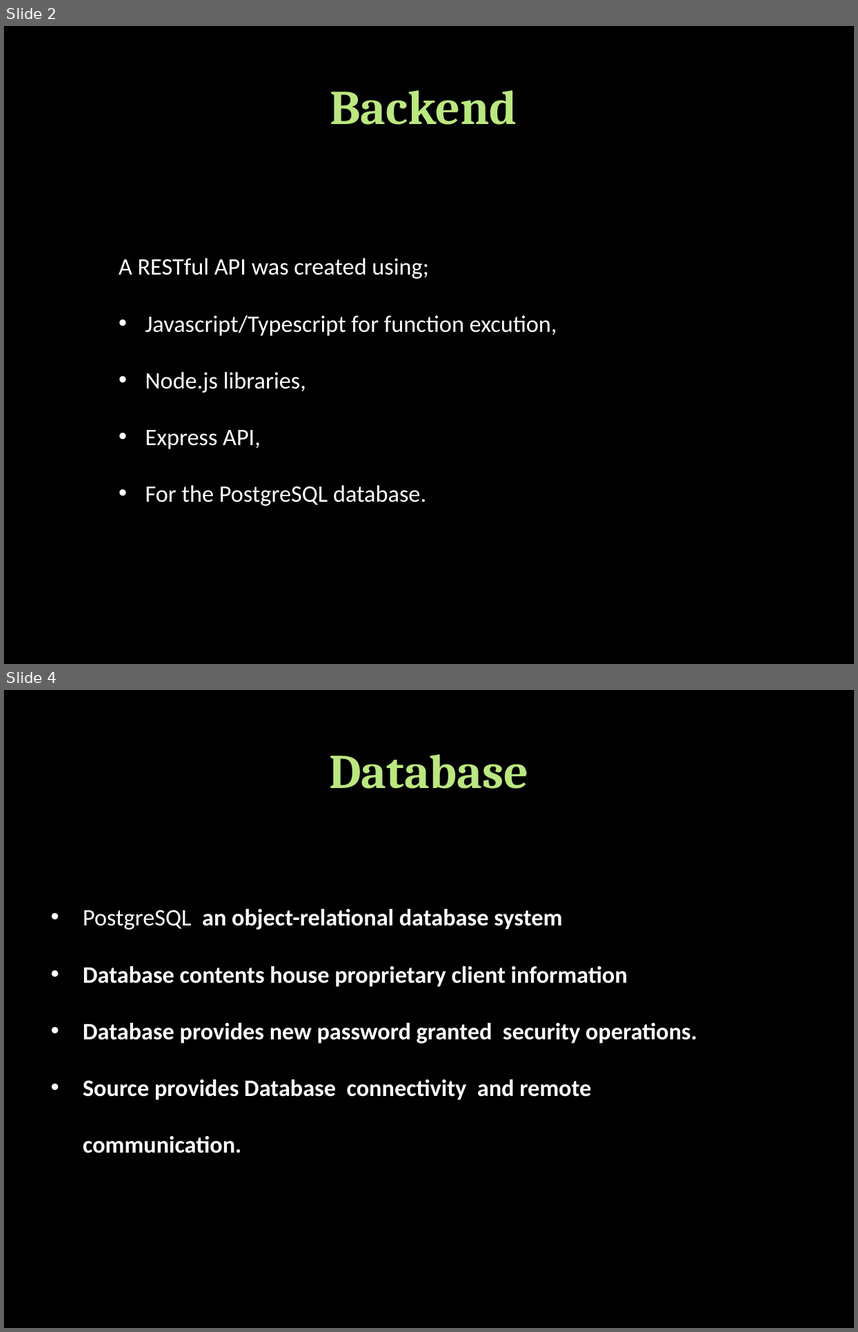
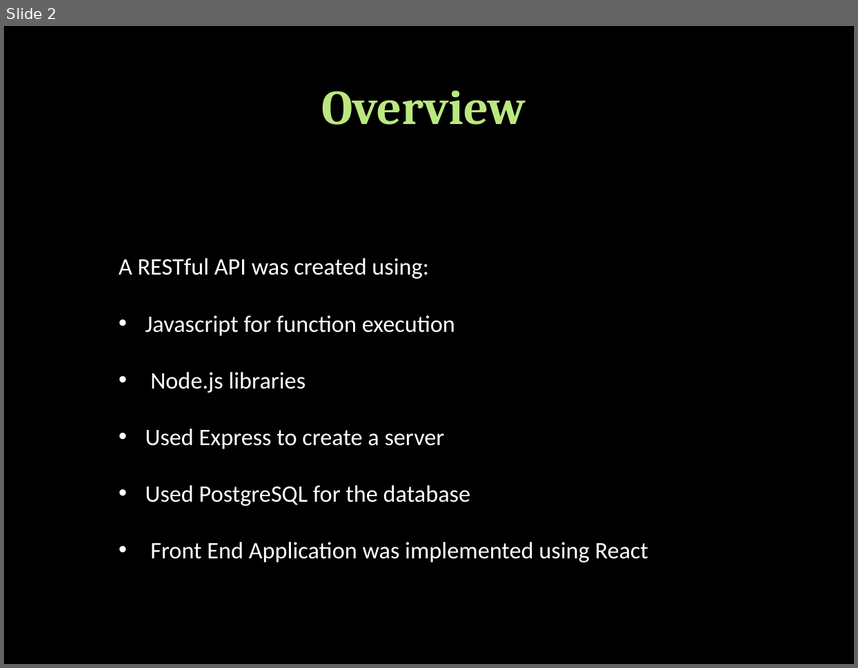
Before and after one commit to Rgutierrez0501/Project_1, a slide deck: Project 1.pptx. Shown one above the other, each under a label of ours: slides 2 and 4 before the commit, slide 2 after it; the slides between them are not shown. The pictures are 858x1332 and 858x668 pixels, drawn with LibreOffice and Linux fonts; fonts in the diff are those of the drawing; background and template pictures are left out. Boxes give left, top, right and bottom in pixels: in the first picture for what was removed or moved away, otherwise in the second. Text is boxed around its words. In the diff, an @@ line names an element or a change of style, - is before the commit and + after.

```diff
--- a/Project 1.pptx
+++ b/Project 1.pptx
@@ slide 4 removed at box(4, 690, 854, 1328), background picture (left out) @@
@@ title removed at box(329, 754, 529, 789) @@
-Database
@@ text removed at box(83, 909, 697, 1153) @@
-• PostgreSQL an object-relational database system
-• Database contents house proprietary client information
-• Database provides new password granted security operations.
-• Source provides Database connectivity and remote communication.
@@ slide 2 changed as well @@
@@ title at box(321, 90, 526, 125): text changed @@
-Backend
+Overview
@@ text at box(119, 258, 648, 562): text changed @@
-A RESTful API was created using;
-• Javascript/Typescript for function excution,
-• Node.js libraries,
-• Express API,
-• For the PostgreSQL database.
+A RESTful API was created using:
+• Javascript for function execution
+• Node.js libraries
+• Used Express to create a server
+• Used PostgreSQL for the database
+• Front End Application was implemented using React
```
Also in this commit, not shown: 2 other slides changed, 1 slide added, 2 other slides removed.
